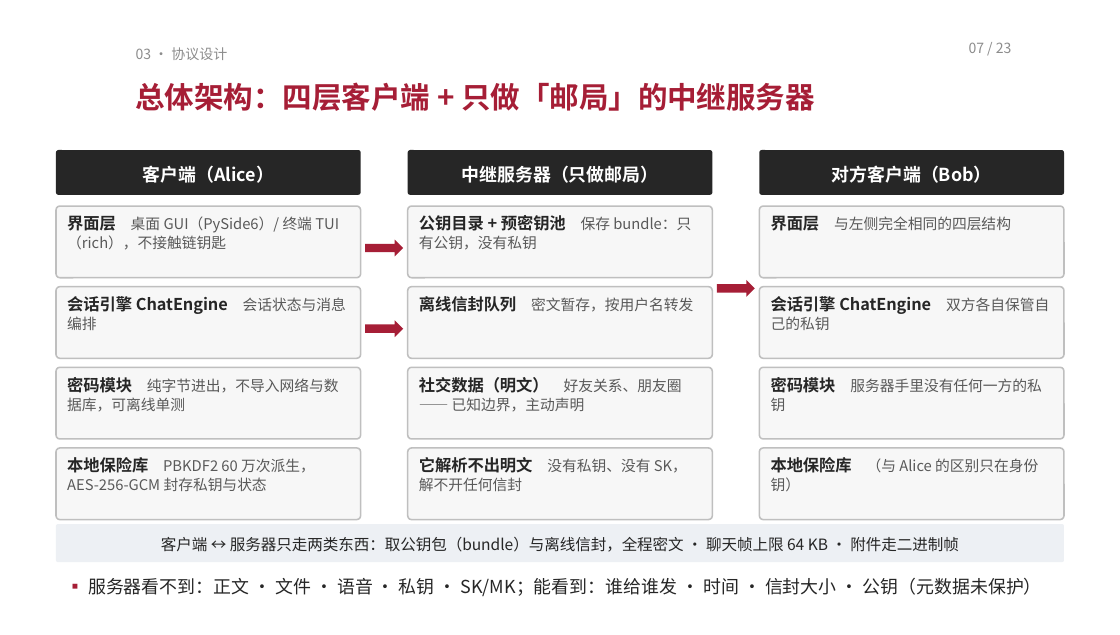
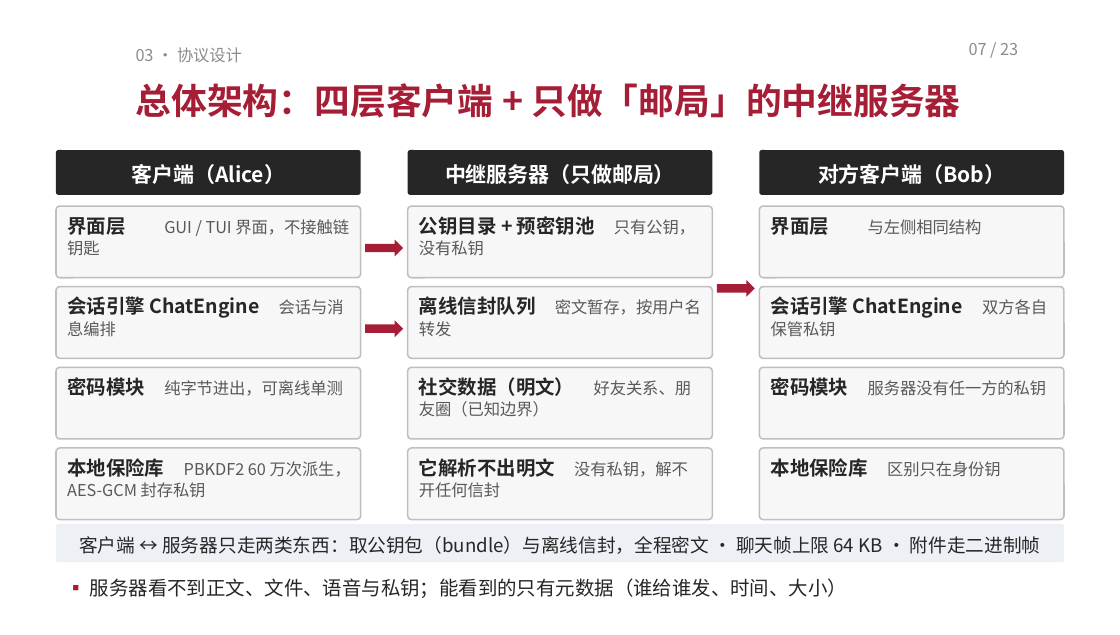
Before and after one commit to TomHaoZi/ECNUchat, a slide deck: slide 7 of 中期汇报/ECNUchat-中期汇报.pptx. Drawn at 1120x635 pixels with LibreOffice and Linux fonts; fonts in the diff are those of the drawing. Boxes give left, top, right and bottom in pixels: in the first picture for what was removed or moved away, otherwise in the second. Text is boxed around its words. In the diff, an @@ line names an element or a change of style, - is before the commit and + after.

```diff
--- a/中期汇报/ECNUchat-中期汇报.pptx
+++ b/中期汇报/ECNUchat-中期汇报.pptx
@@ text "03 · 协议设计" at [136, 47, 242, 62]: size 9 to 10.5 pt @@
@@ text "07 / 23" at [969, 43, 1018, 55]: size 9 to 10.5 pt @@
@@ text "总体架构：四层客户端 + 只做「邮局」的中继服务器" at [136, 83, 960, 118]: size 19 to 23 pt @@
@@ size 11.5 to 13.5 pt in 3 elements at [56, 150, 361, 195], [408, 150, 712, 195], [759, 150, 1064, 195] @@
@@ text in rounded rectangle at [67, 217, 349, 255]: text changed; size 9.5 to 10.5 pt @@
-界面层 桌面 GUI（PySide6）/ 终端 TUI（rich），不接触链钥匙
+界面层 GUI / TUI 界面，不接触链钥匙
@@ text in rounded rectangle at [419, 216, 695, 256]: text changed; size 9.5 to 12.5 pt; text colour #595959 to #262626; bold on @@
-公钥目录 + 预密钥池 保存 bundle：只有公钥，没有私钥
+公钥目录 + 预密钥池 只有公钥，没有私钥
@@ text in rounded rectangle at [771, 217, 982, 235]: text changed; size 9.5 to 10.5 pt @@
-界面层 与左侧完全相同的四层结构
+界面层 与左侧相同结构
@@ text in rounded rectangle at [67, 296, 344, 337]: text changed; size 10.5 to 12.5 pt @@
-会话引擎 ChatEngine 会话状态与消息编排
+会话引擎 ChatEngine 会话与消息编排
@@ rounded rectangle "离线信封队列 密文暂存，按用户名转发" at [408, 287, 712, 358]: size 10.5 to 12.5 pt in "离线信封队列"; size 9.5 to 10.5 pt in "密文暂存，按用户名转发" @@
@@ text in rounded rectangle at [771, 296, 1047, 337]: text changed; size 10.5 to 12.5 pt @@
-会话引擎 ChatEngine 双方各自保管自己的私钥
+会话引擎 ChatEngine 双方各自保管私钥
@@ text in rounded rectangle at [67, 377, 343, 396]: text changed; size 9.5 to 10.5 pt @@
-密码模块 纯字节进出，不导入网络与数据库，可离线单测
+密码模块 纯字节进出，可离线单测
@@ text in rounded rectangle at [419, 377, 691, 417]: text changed; size 9.5 to 10.5 pt @@
-社交数据（明文） 好友关系、朋友圈 —— 已知边界，主动声明
+社交数据（明文） 好友关系、朋友圈（已知边界）
@@ text in rounded rectangle at [771, 377, 1047, 396]: text changed; size 9.5 to 10.5 pt @@
-密码模块 服务器手里没有任何一方的私钥
+密码模块 服务器没有任一方的私钥
@@ text in rounded rectangle at [67, 458, 351, 498]: text changed; size 9.5 to 10.5 pt @@
-本地保险库 PBKDF2 60 万次派生，AES-256-GCM 封存私钥与状态
+本地保险库 PBKDF2 60 万次派生，AES-GCM 封存私钥
@@ text in rounded rectangle at [419, 458, 688, 498]: text changed; size 9.5 to 10.5 pt @@
-它解析不出明文 没有私钥、没有 SK，解不开任何信封
+它解析不出明文 没有私钥，解不开任何信封
@@ text in rounded rectangle at [771, 458, 1001, 477]: text changed; size 9.5 to 10.5 pt @@
-本地保险库 （与 Alice 的区别只在身份钥）
+本地保险库 区别只在身份钥
@@ rounded rectangle "客户端 ↔ 服务器只走两类东西：取公钥包（bundle）与离线信封，全程密文 · 聊天帧上限 ..." at [56, 524, 1064, 562]: size 10 to 12 pt @@
@@ text at [90, 578, 847, 598]: text changed; size 11.5 to 12.5 pt @@
-▪ 服务器看不到：正文 · 文件 · 语音 · 私钥 · SK/MK；能看到：谁给谁发 · 时间 · 信封大小 · 公钥（元数据未保护）
+▪ 服务器看不到正文、文件、语音与私钥；能看到的只有元数据（谁给谁发、时间、大小）
```
Also in this commit, not shown: 20 other slides changed, 4 other files.
